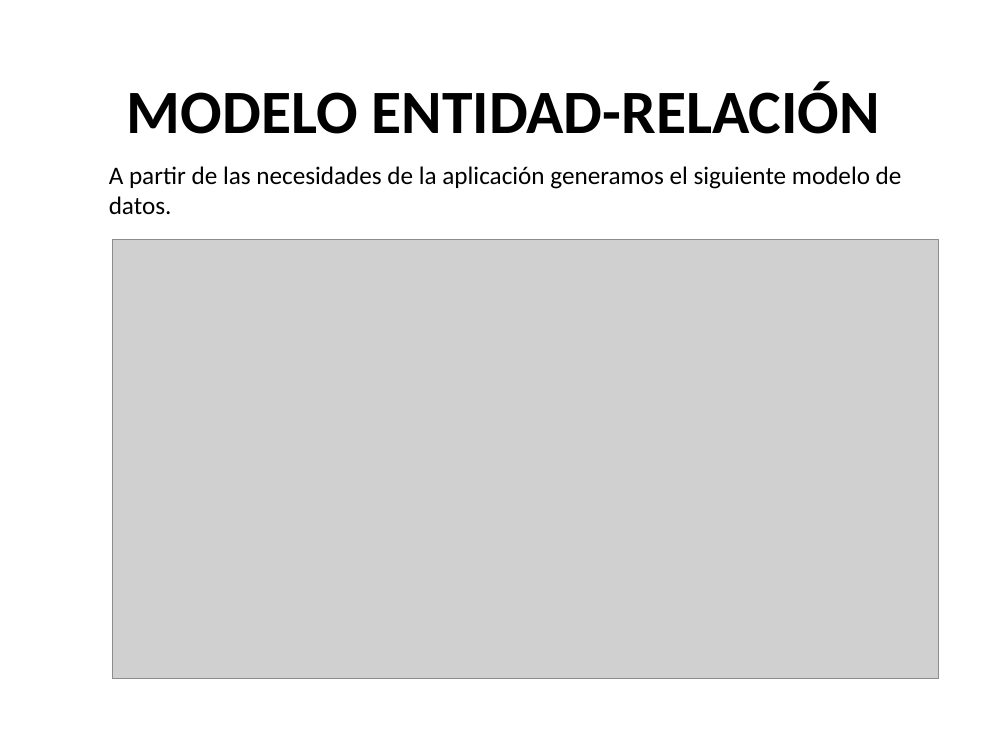
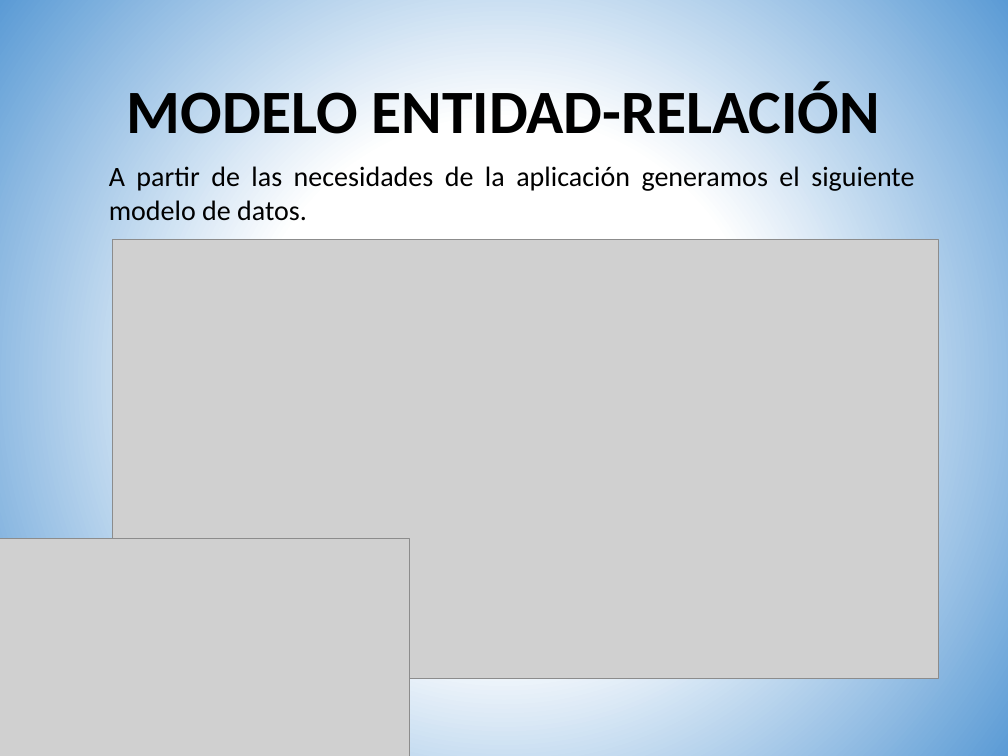
Before and after one commit to neglato/001_Proyecto_centro_buena, a slide deck: slide 18 of BBDD/exposicion.pptx. Drawn at 1008x756 pixels with LibreOffice and Linux fonts; fonts in the diff are those of the drawing; grey boxes stand for pictures. Boxes give left, top, right and bottom in pixels: in the first picture for what was removed or moved away, otherwise in the second. Text is boxed around its words. In the diff, an @@ line names an element or a change of style, - is before the commit and + after.

```diff
--- a/BBDD/exposicion.pptx
+++ b/BBDD/exposicion.pptx
@@ background #FFFFFF to gradient #FFFFFF to #5B9BD5 @@
@@ text "A partir de las necesidades ..." at [109, 166, 914, 221]: size 18 to 20 pt; alignment left to justified @@
@@ picture added at [0, 538, 410, 756] @@
```
Also in this commit, not shown: 28 other slides changed, 4 slides added, 3 slides removed.
